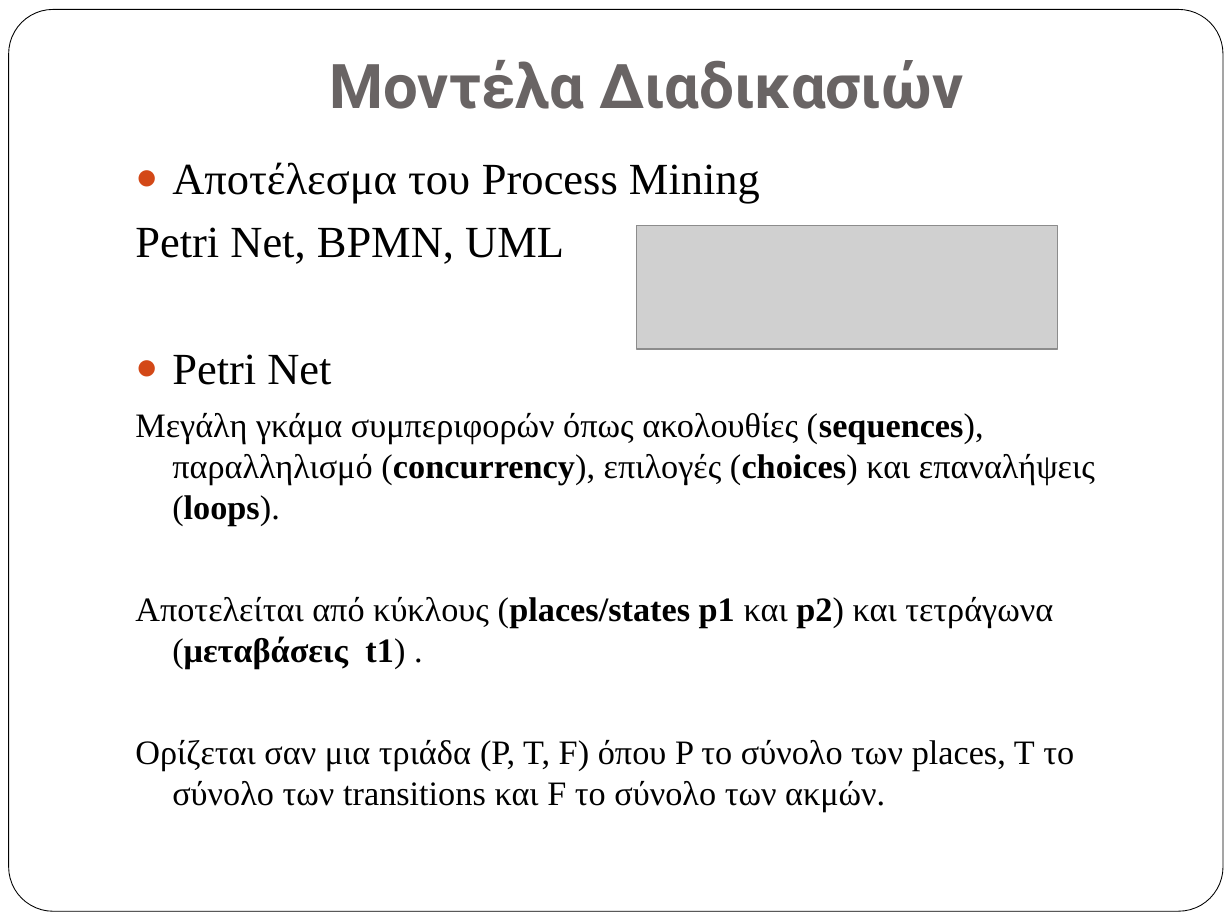
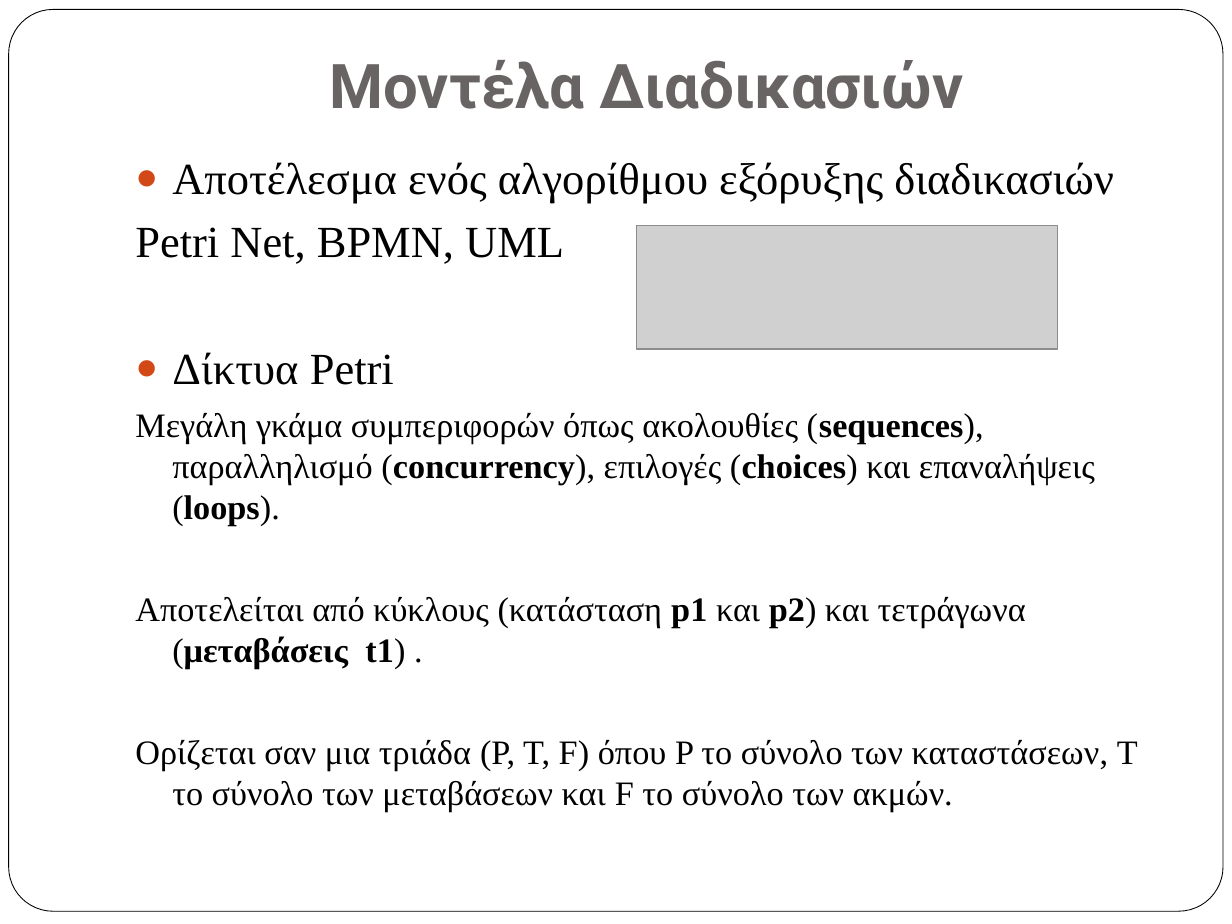
Before and after one commit to vlasisPit/alpha-algorithm-reports, a slide deck: slide 6 of excel/vlasisPitsios_masterThesis.pptx (slide 4 before the commit). Drawn at 1232x924 pixels with LibreOffice and Linux fonts; fonts in the diff are those of the drawing; grey boxes stand for pictures. Boxes give left, top, right and bottom in pixels: in the first picture for what was removed or moved away, otherwise in the second. Text is boxed around its words. In the diff, an @@ line names an element or a change of style, - is before the commit and + after.

```diff
--- a/excel/vlasisPitsios_masterThesis.pptx
+++ b/excel/vlasisPitsios_masterThesis.pptx
@@ text at [172, 162, 1114, 203]: text changed @@
-● Αποτέλεσμα του Process Mining
+● Αποτέλεσμα ενός αλγορίθμου εξόρυξης διαδικασιών
@@ text at [172, 352, 394, 385]: text changed @@
-● Petri Net
+● Δίκτυα Petri
@@ text at [135, 597, 1138, 812]: text changed @@
-Αποτελείται από κύκλους (places/states p1 και p2) και τετράγωνα (μεταβάσεις t1) .
-Ορίζεται σαν μια τριάδα (P, T, F) όπου P το σύνολο των places, T το σύνολο των transitions και F το σύνολο των ακμών.
+Αποτελείται από κύκλους (κατάσταση p1 και p2) και τετράγωνα (μεταβάσεις t1) .
+Ορίζεται σαν μια τριάδα (P, T, F) όπου P το σύνολο των καταστάσεων, T το σύνολο των μεταβάσεων και F το σύνολο των ακμών.
```
Also in this commit, not shown: 17 other slides changed, 3 slides added, 1 other file.
